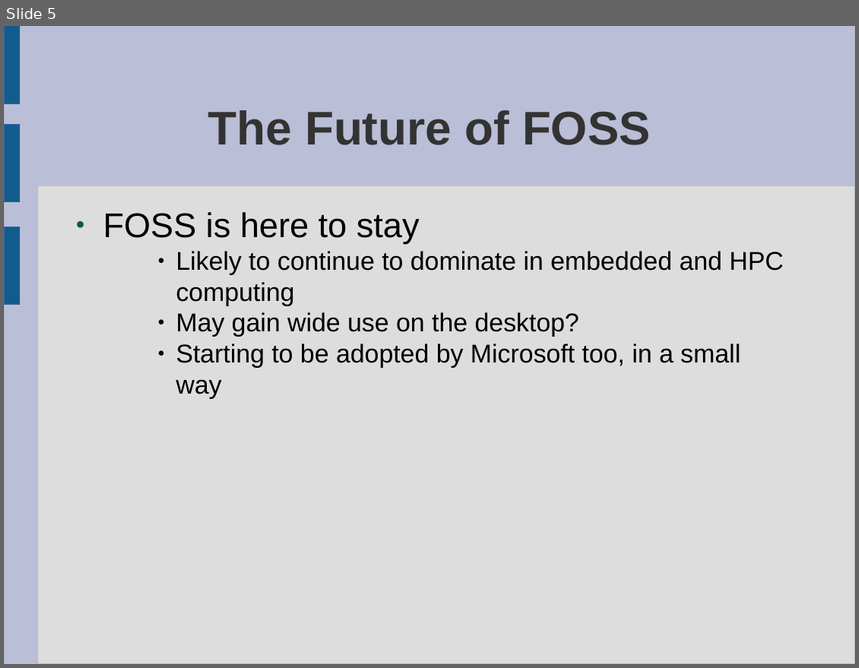
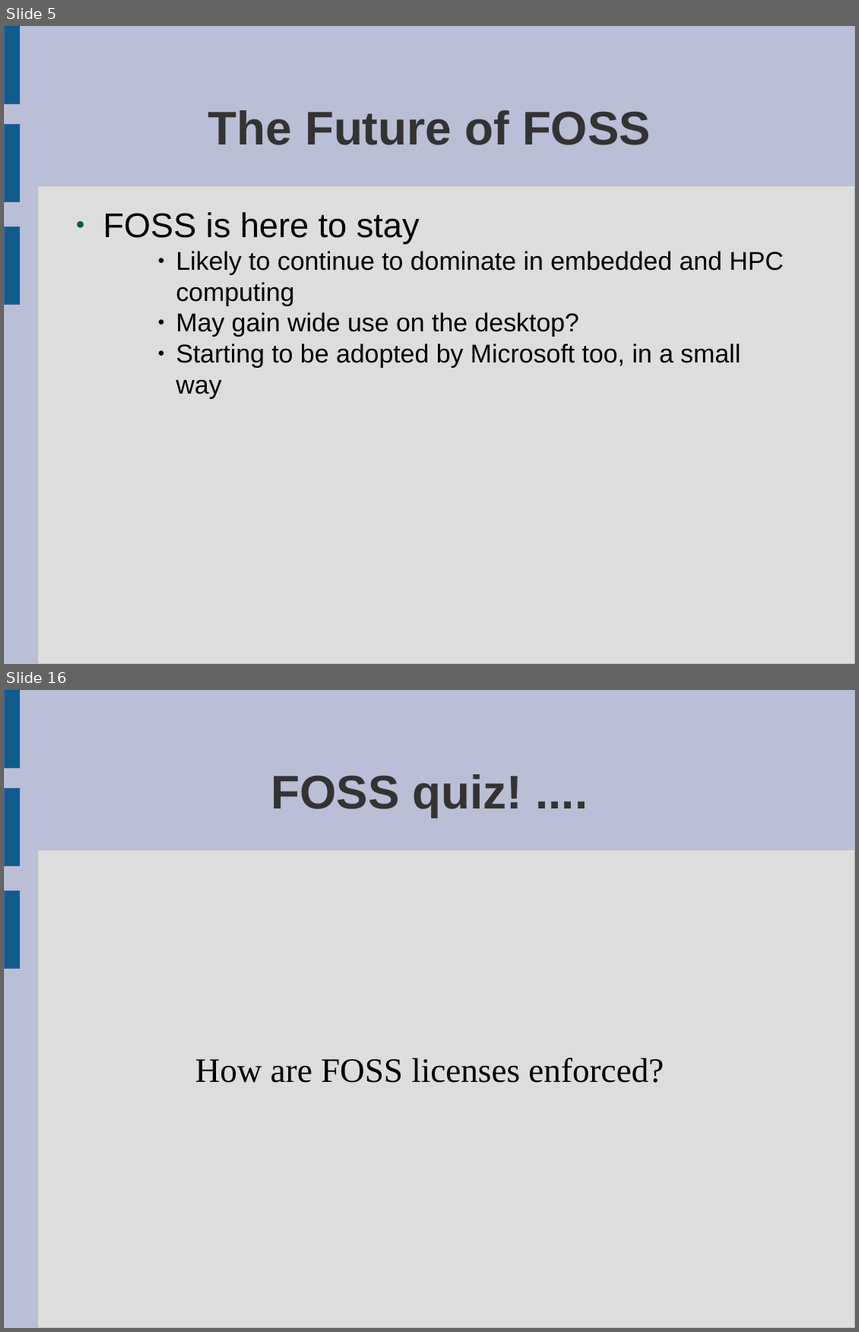
Before and after one commit to laurencesmart/comp8440, a slide deck: lectures/release_early.odp. Shown one above the other, each under a label of ours: slide 5 before the commit, slides 5 and 16 after it; the slides between them are not shown. The pictures are 859x668 and 859x1332 pixels, drawn with LibreOffice and Linux fonts; fonts in the diff are those of the drawing. Boxes give left, top, right and bottom in pixels: in the first picture for what was removed or moved away, otherwise in the second. Text is boxed around its words. In the diff, an @@ line names an element or a change of style, - is before the commit and + after.

Commit message:
added quiz to the last lecture

```diff
--- a/lectures/release_early.odp
+++ b/lectures/release_early.odp
@@ slide 16 added at [4,690,855,1328], background #BABED6; not listed: 4 template elements that a slide beside it also shows @@
@@ title added at [272,774,523,818], 44 pt, text #333333, bold @@
+FOSS quiz! ....
@@ subtitle added at [196,1058,664,1083], 32 pt, text #000000 @@
+How are FOSS licenses enforced?
```
Also in this commit, not shown: 15 other slides added.
